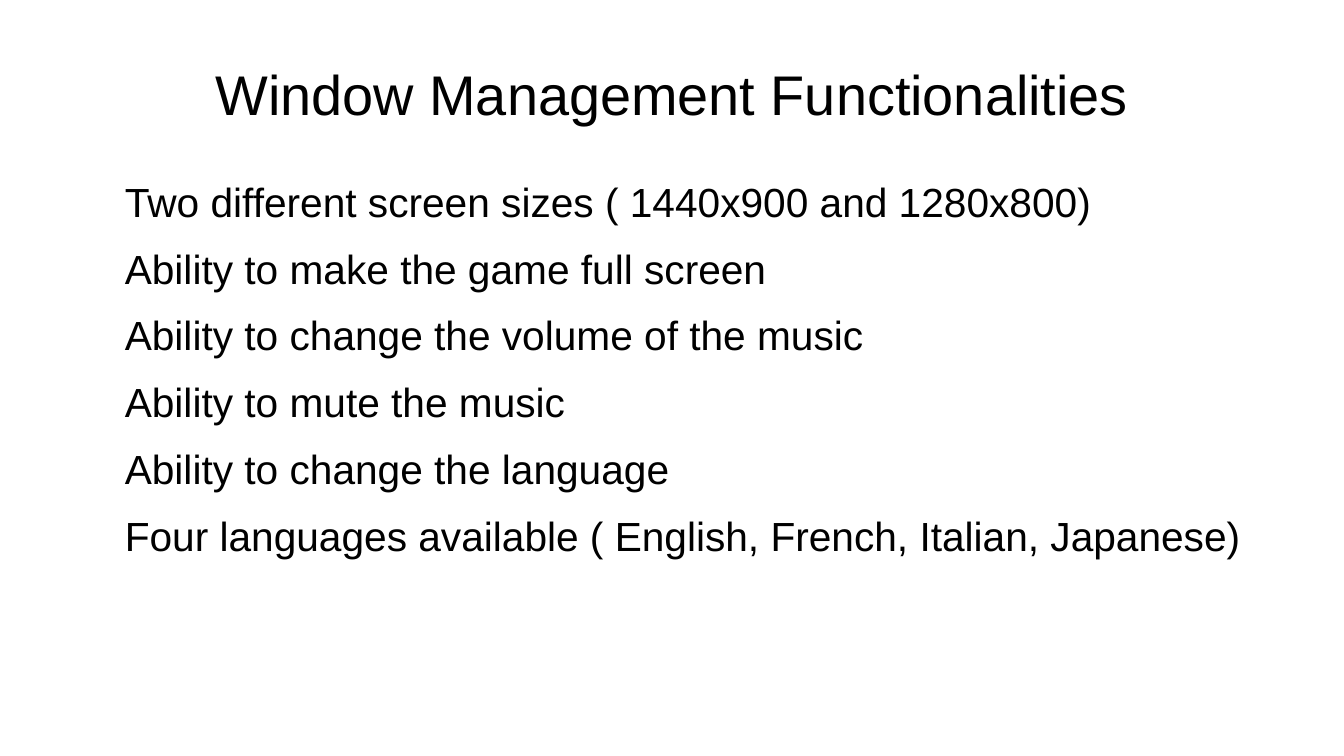
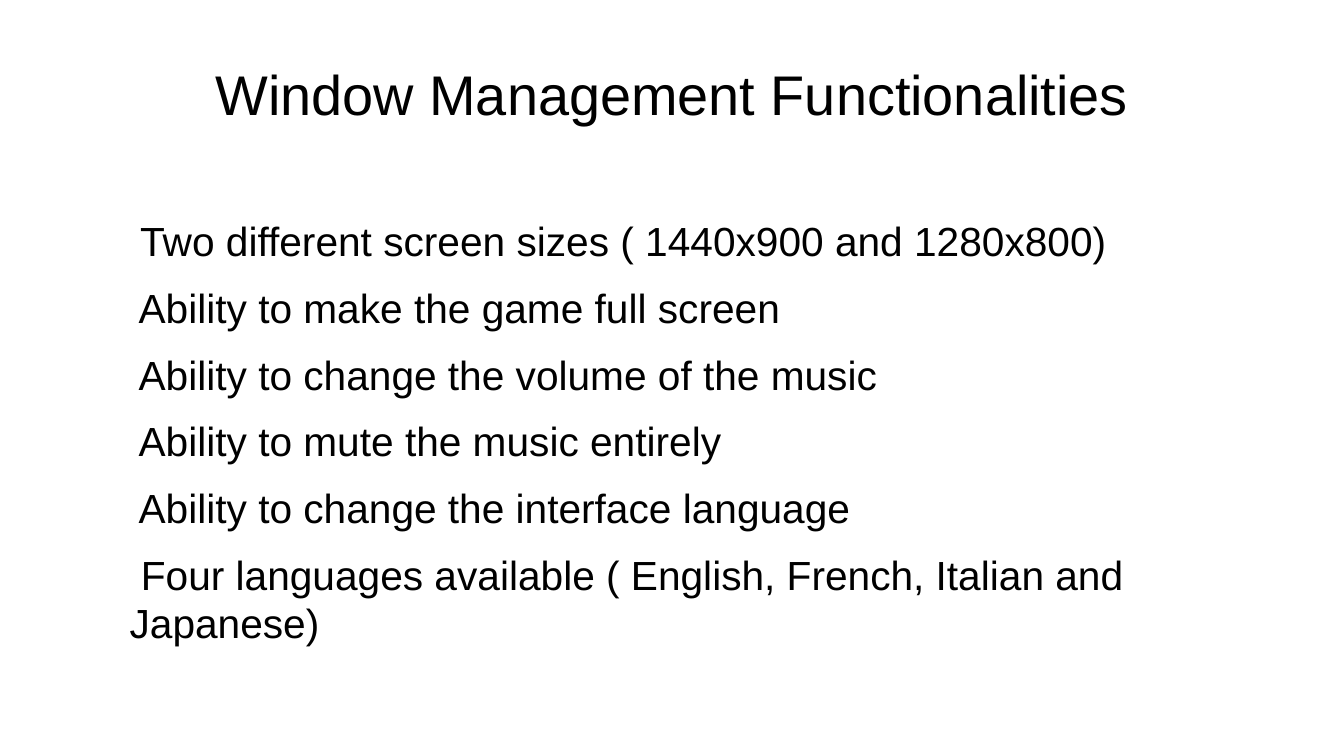
Before and after one commit to GiorgioCaculli/B2_TTMC_Doc, a slide deck: slide 12 of PowerPoint1.odp. Drawn at 1344x756 pixels with LibreOffice and Linux fonts; fonts in the diff are those of the drawing; background and template pictures are left out. Boxes give left, top, right and bottom in pixels: in the first picture for what was removed or moved away, otherwise in the second. Text is boxed around its words. In the diff, an @@ line names an element or a change of style, - is before the commit and + after.

```diff
--- a/PowerPoint1.odp
+++ b/PowerPoint1.odp
@@ text "Two different screen sizes ( ...": place and size @@
-text "Two different screen sizes ( ..." at box(125, 187, 1240, 558)
+text "Two different screen sizes ( ..." at box(130, 226, 1123, 646)
@@ text at box(130, 426, 1123, 646): text changed @@
-● Ability to mute the music
-● Ability to change the language
-● Four languages available ( English, French, Italian, Japanese)
+● Ability to mute the music entirely
+● Ability to change the interface language
+● Four languages available ( English, French, Italian and Japanese)
```
Also in this commit, not shown: 12 other slides changed, 1 slide added, 1 slide removed, 1 other file.
